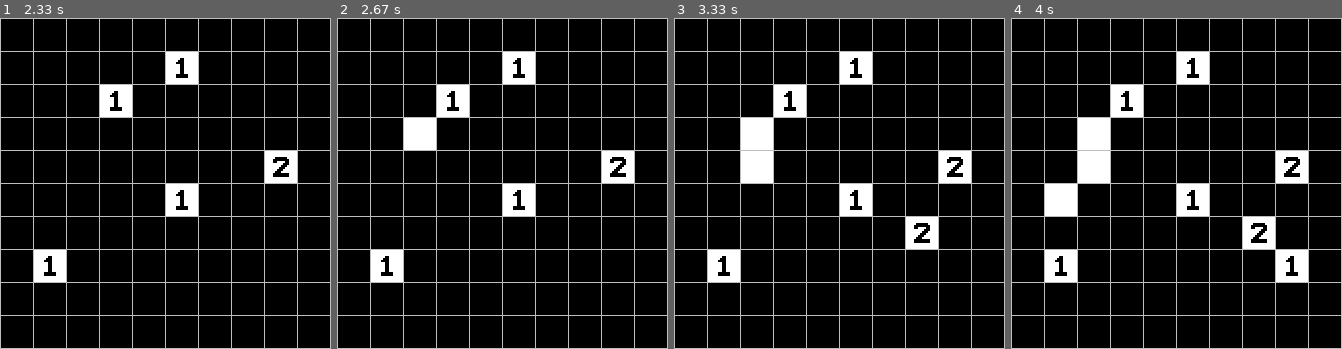
Above: before the commit, frames 1-4 (left to right).
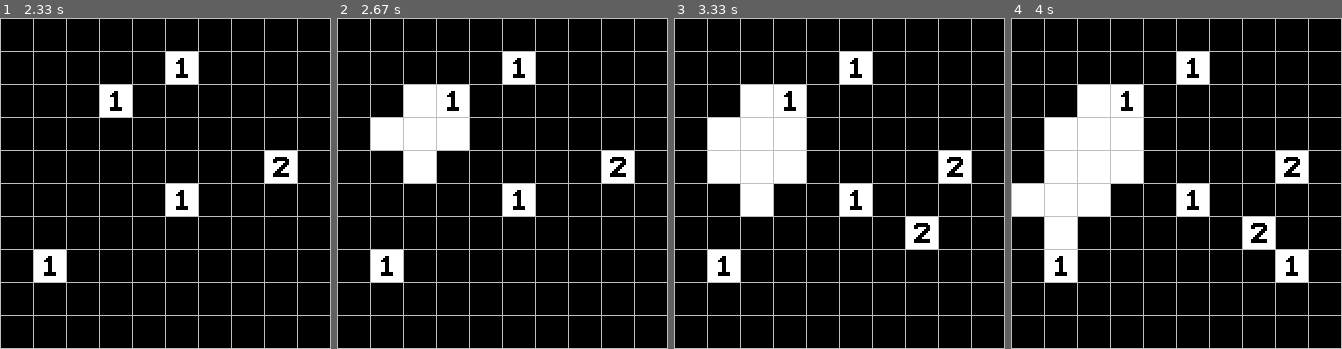
Above: after the commit, the same moments.

Repository: OraneOrveillon/minesweeper
Game: pygame game, started from main.py
Same seed, same stepped clock (60 frames per second), same inputs: the game is played once before the commit and once after it.
Inputs (mouse positions are in pixels of both pictures, inside the frame that each line leads up to):
- Up to frame 1 (2.33 s): press the mouse at (165, 203) at 0.37 s; move the mouse to (125, 193) at 0.47 s; release the mouse at (86, 186) at 0.6 s; click (62, 259) at 0.72 s; click (172, 70) at 1.05 s; right-click (119, 113) at 1.38 s; press the mouse at (119, 113) at 1.7 s; move the mouse to (79, 110) at 1.8 s; release the mouse at (39, 110) at 1.93 s; click (284, 157) at 2.05 s
- Up to frame 2 (2.67 s): click (406, 120) at 2.38 s
- Up to frame 3 (3.33 s): click (743, 163) at 2.72 s; click (928, 219) at 3.05 s
- Up to frame 4 (4 s): click (1073, 203) at 3.38 s; click (1279, 262) at 3.72 s

Frame 1 is identical in both runs. In frame 2, 3.7% of the frame differs, in the area x 10-40%, y 20-50%; in frame 3, 5.6%; in frame 4, 7.5%, in the area x 0-40%, y 20-70%.

Commit message:
Return cells around with iterations (step 1)

Diff:
--- a/cell.py
+++ b/cell.py
@@ -7,7 +7,7 @@
     """
     One item of the game grid.
     """
-    def __init__(self, screen, x, y, number=0):
+    def __init__(self, screen, i, j, number=0):
         """
         Initializes a sprite cell that is hidden at the start of the game.
 
@@ -19,11 +19,13 @@
         """
         super().__init__()
         self.screen = screen
+        self.i = i
+        self.j = j
         self.number = number
         self.returned = False
         self.image = pygame.image.load('assets/hidden.png')
         self.face_up_image = pygame.image.load(f'assets/{str(self.number)}.png')
-        self.rect = self.image.get_rect(topleft=(x * (CELL_SIZE + GRID_WIDTH) + GRID_WIDTH, y * (CELL_SIZE + GRID_WIDTH) + GRID_WIDTH))
+        self.rect = self.image.get_rect(topleft=(i * (CELL_SIZE + GRID_WIDTH) + GRID_WIDTH, j * (CELL_SIZE + GRID_WIDTH) + GRID_WIDTH))
         self.flag = False
 
     def face_up(self, pressed):
--- a/game.py
+++ b/game.py
@@ -10,6 +10,7 @@
     """
     The top level of the application, represents the game interface.
     """
+
     def __init__(self, screen):
         """
         - Defines random mines coordinates.
@@ -19,12 +20,15 @@
         Args:
             screen (Surface): Top level window.
         """
+        # TODO test (enlever après)
+        self.iterations = 1000
+        self.actual_iteration = 0
         self.screen = screen
         self.cells = []
         self.mines_coords = []
         self.pressed = True
         for i in range(NUMBER_OF_MINES):
-            # Same as `do (new mine coords) while `
+            # Same as `do (new mine coords) while`
             while True:
                 mine_coords = (random.randint(0, NUMBER_OF_SIDE_CELLS - 1),
                                random.randint(0, NUMBER_OF_SIDE_CELLS - 1))
@@ -41,9 +45,9 @@
                     # Add numbered cells
                     number_of_mines = 0
                     # Cells around the actual cell
-                    range_cells = [(i - 1, j), (i, j - 1), (i - 1, j - 1),
-                                   (i + 1, j), (i, j + 1), (i + 1, j + 1), (i - 1, j + 1), (i + 1, j - 1)]
-                    for cell_coord in range_cells:
+                    cells_around = [(i - 1, j), (i, j - 1), (i - 1, j - 1),
+                                    (i + 1, j), (i, j + 1), (i + 1, j + 1), (i - 1, j + 1), (i + 1, j - 1)]
+                    for cell_coord in cells_around:
                         if self.mines_coords.__contains__(cell_coord):
                             number_of_mines += 1
                     self.cells.append(
@@ -74,6 +78,11 @@
                 # If the click is in the current cell
                 if (mouse_pos[0] - cell_rect[0] <= CELL_SIZE) and (mouse_pos[1] - cell_rect[1] <= CELL_SIZE):
                     if pygame.mouse.get_pressed()[0]:
+                        if type(cell) == MinedCell:
+                            pass
+                            # TODO Game over
+                        elif cell.number == 0:
+                            self.face_up_cells_around(cell.i, cell.j)
                         cell.face_up(self.pressed)
                         self.pressed = False
                     elif pygame.mouse.get_pressed()[2]:
@@ -83,6 +92,23 @@
         else:
             self.pressed = True
 
+    def face_up_cells_around(self, i, j):
+        # TODO docstring
+        # FIXME
+        print(str(i)+', '+str(j))
+        cells_around = [(i - 1, j), (i, j - 1), (i + 1, j), (i, j + 1)]
+        for cell_around in cells_around:
+            for cell in self.cells:
+                if (cell.i, cell.j) == cell_around:
+                    if cell.number == 0 and cell.returned == False:
+                        cell.face_up(self.pressed)
+
+                        # TODO enlever les 2 lignes d'en-dessous après
+                        self.actual_iteration += 1
+                        if self.actual_iteration <= self.iterations:
+                            self.face_up_cells_around(cell.i, cell.j)
+                    break
+
     def run(self) -> None:
         """
         Draws the cells, the grid and checks of the clicks.
--- a/main.py
+++ b/main.py
@@ -19,9 +19,15 @@
     clock = pygame.time.Clock()
 
     game = Game(screen)
+    # TODO Enlever après
+    # sys.setrecursionlimit(1000)
+    # print(sys.getrecursionlimit())
 
     while True:
         for event in pygame.event.get():
+            if event.type == pygame.QUIT:
+                pygame.quit()
+                sys.exit()
             if event.type == pygame.KEYDOWN:
                 if event.key == pygame.K_ESCAPE:
                     pygame.quit()
Not shown, changed: TODOS
